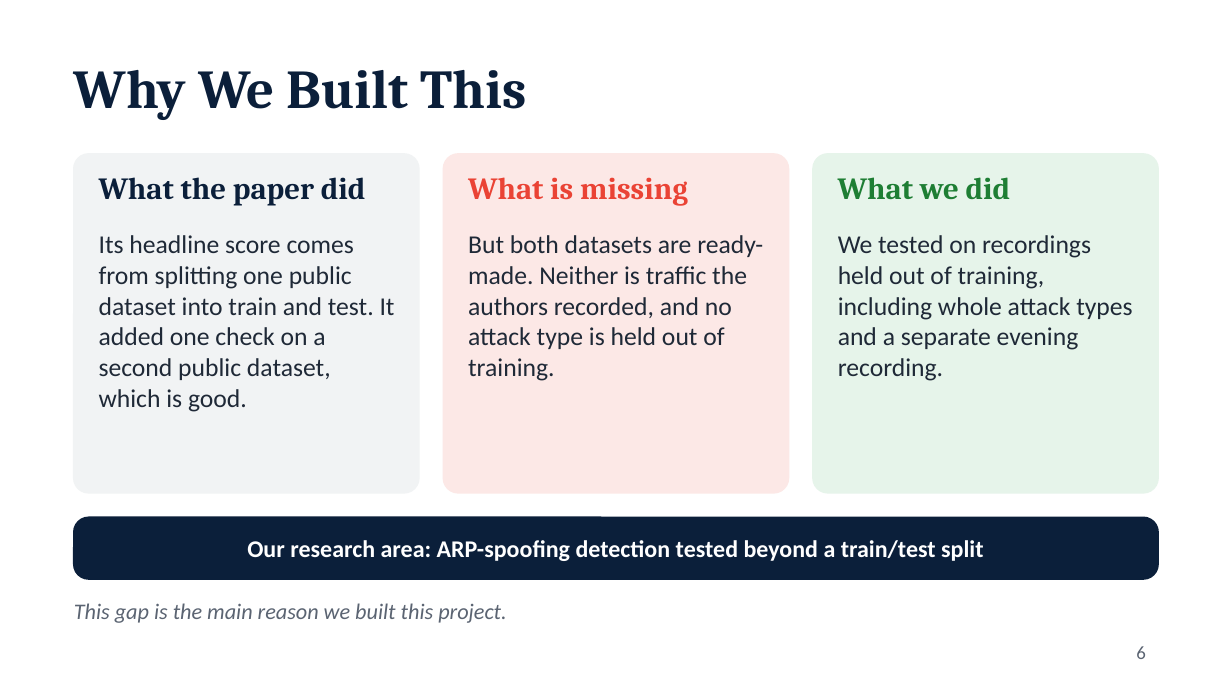
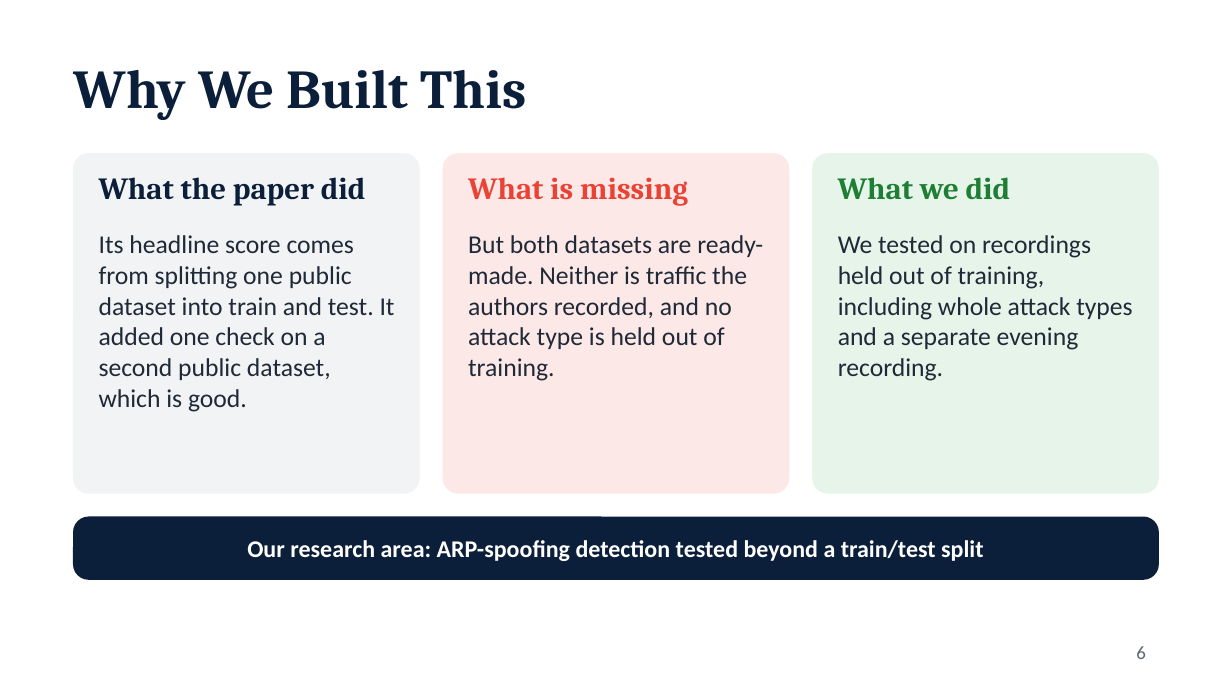
Before and after one commit to Garrvvvvvv/ML_Lab_Project, a slide deck: slide 6 of Presentation/ARP_Spoofing_Detection_v2.pptx. Drawn at 1232x693 pixels with LibreOffice and Linux fonts; fonts in the diff are those of the drawing. Boxes give left, top, right and bottom in pixels: in the first picture for what was removed or moved away, otherwise in the second. Text is boxed around its words. In the diff, an @@ line names an element or a change of style, - is before the commit and + after.

```diff
--- a/Presentation/ARP_Spoofing_Detection_v2.pptx
+++ b/Presentation/ARP_Spoofing_Detection_v2.pptx
@@ text removed at [74,603,507,623] @@
-This gap is the main reason we built this project.
```
Also in this commit, not shown: 5 other slides changed, 21 other files.
